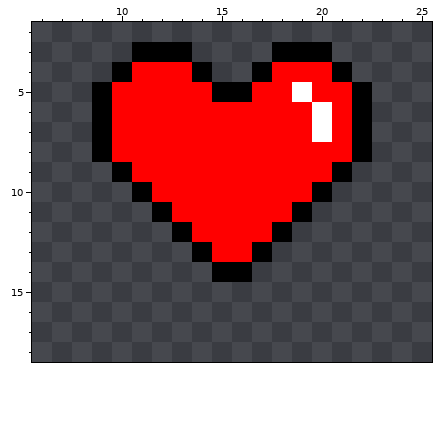
One commit to this pixel-art file: Assets/Aseprites/heart.aseprite. Above: the version before the commit.
32x32 pixels, 1 frame. Shown: x 6..25, y 2..18.
After the commit:
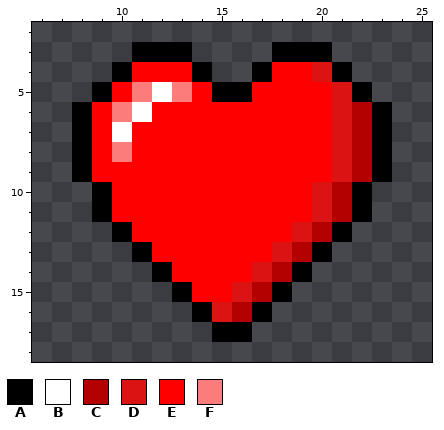
Palette (. is transparent): A #000000  B #ffffff  C #b30000  D #db1313  E #ff0000  F #fc7c7c
Edits made:
@@ x 6..25 @@
  3 .....AAA....AAA.....
- 4 ....AEEEA..AEEEA....
- 5 ...AEEEEEAAEEBEEA...
- 6 ...AEEEEEEEEEEBEA...
- 7 ...AEEEEEEEEEEBEA...
- 8 ...AEEEEEEEEEEEEA...
- 9 ....AEEEEEEEEEEA....
-10 .....AEEEEEEEEA.....
-11 ......AEEEEEEA......
-12 .......AEEEEA.......
-13 ........AEEA........
-14 .........AA.........
-15 ....................
-16 ....................
-17 ....................
+ 4 ....AEEEA..AEEDA....
+ 5 ...AEFBFEAAEEEEDA...
+ 6 ..AEFBEEEEEEEEEDCA..
+ 7 ..AEBEEEEEEEEEEDCA..
+ 8 ..AEFEEEEEEEEEEDCA..
+ 9 ..AEEEEEEEEEEEEDCA..
+10 ...AEEEEEEEEEEDCA...
+11 ...AEEEEEEEEEEDCA...
+12 ....AEEEEEEEEDCA....
+13 .....AEEEEEEDCA.....
+14 ......AEEEEDCA......
+15 .......AEEDCA.......
+16 ........ADCA........
+17 .........AA.........
 18 ....................
